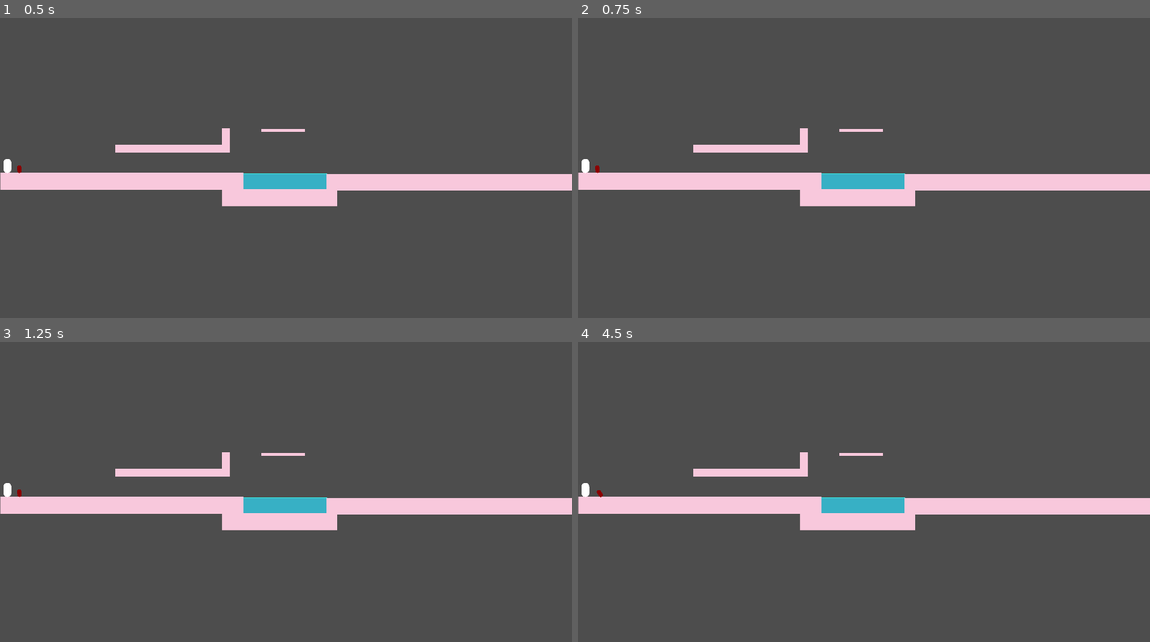
Above: before the commit, frames 1-4 (two rows, left to right).
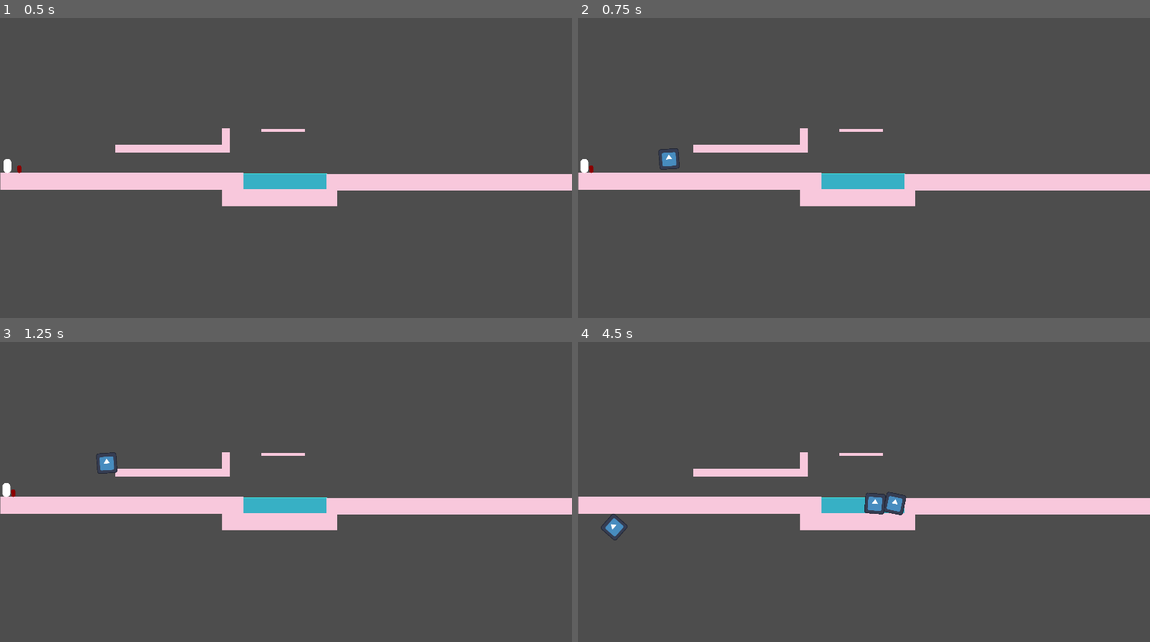
Above: after the commit, the same moments.

Repository: C0SMICSHARK/Pirate-Cats-and-Cowboy-Sharks
Game: Godot game, scene res://Scenes/TestScene_1.tscn
Two runs of this game, one before a commit and one after it. Both use one fixed random seed, a clock stepped at 60 frames per second and the inputs below. The engine's default icon, where the game draws it, is replaced by a stand-in: a white triangle on a blue panel in a dark square.
Inputs (mouse positions are in pixels of both pictures, inside the frame that each line leads up to):
- Up to frame 1 (0.5 s): no input
- Up to frame 2 (0.75 s): tap Enter at 0.5 s; move the mouse to (989, 141) at 0.52 s; click (989, 141) at 0.6 s
- Up to frame 3 (1.25 s): no input
- Up to frame 4 (4.5 s): move the mouse to (749, 498) at 1.27 s; click (749, 498) at 1.35 s; move the mouse to (921, 411) at 2.02 s; tap A (LEFT_P2) at 2.1 s; click (921, 411) at 2.3 s; move the mouse to (835, 546) at 2.77 s; tap D (RIGHT_P2) at 2.85 s; click (835, 546) at 3.05 s; move the mouse to (1035, 528) at 3.52 s; click (1035, 528) at 3.6 s; move the mouse to (692, 432) at 4.27 s; click (692, 432) at 4.35 s

Frame 1 is identical in both runs. In frame 2, 0.2% of the frame differs, in the area x 0-18%, y 43-52%; in frame 3, 0.2%; in frame 4, 0.6%, in the area x 0-58%, y 47-67%.
Error before the commit: Invalid access to property or key 'global_position' on a base object of type 'null instance'. (res://Scripts/Player2.gd:14)

Commit message:
Shooting Kinda Works now
- Modify collisions
- Modify Scale
- Make not visible after like 4 seconds or something.

Diff:
--- a/Bullets.gd
+++ b/Bullets.gd
@@ -8,6 +8,6 @@
 func _ready():
 	global_position=pos
 	global_rotation=rota
-func _physics_process(delta):
+func _physics_process(_delta):
 	velocity=Vector2(speed,0).rotated(dir)
 	move_and_slide()
--- a/Scenes/Bullet.tscn
+++ b/Scenes/Bullet.tscn
@@ -4,13 +4,15 @@
 [ext_resource type="Texture2D" uid="uid://ie1d1xwpyv88" path="res://icon.svg" id="2_qvus8"]
 
 [sub_resource type="CircleShape2D" id="CircleShape2D_pypll"]
-radius = 65.00769
+radius = 33.06055
 
 [node name="CharacterBody2D" type="CharacterBody2D"]
 script = ExtResource("1_14k46")
 
+[node name="Sprite2D" type="Sprite2D" parent="."]
+position = Vector2(0, -1.9073486e-06)
+scale = Vector2(0.53125, 0.5390625)
+texture = ExtResource("2_qvus8")
+
 [node name="CollisionShape2D" type="CollisionShape2D" parent="."]
 shape = SubResource("CircleShape2D_pypll")
-
-[node name="Sprite2D" type="Sprite2D" parent="."]
-texture = ExtResource("2_qvus8")
--- a/Scripts/Player2.gd
+++ b/Scripts/Player2.gd
@@ -11,7 +11,7 @@
 func fire():
 	var Bullet=bullet_path.instantiate()
 	Bullet.dir=rotation
-	Bullet.pos=$Node2D.global_position
+	Bullet.pos=$FiringPos.global_position
 	Bullet.rota=global_rotation
 	get_parent().add_child(Bullet)
 
